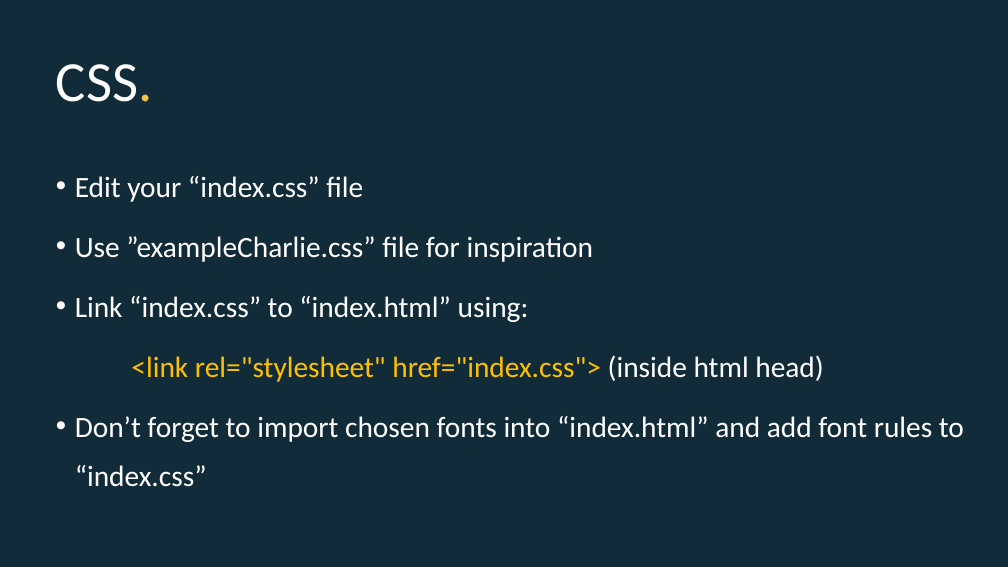
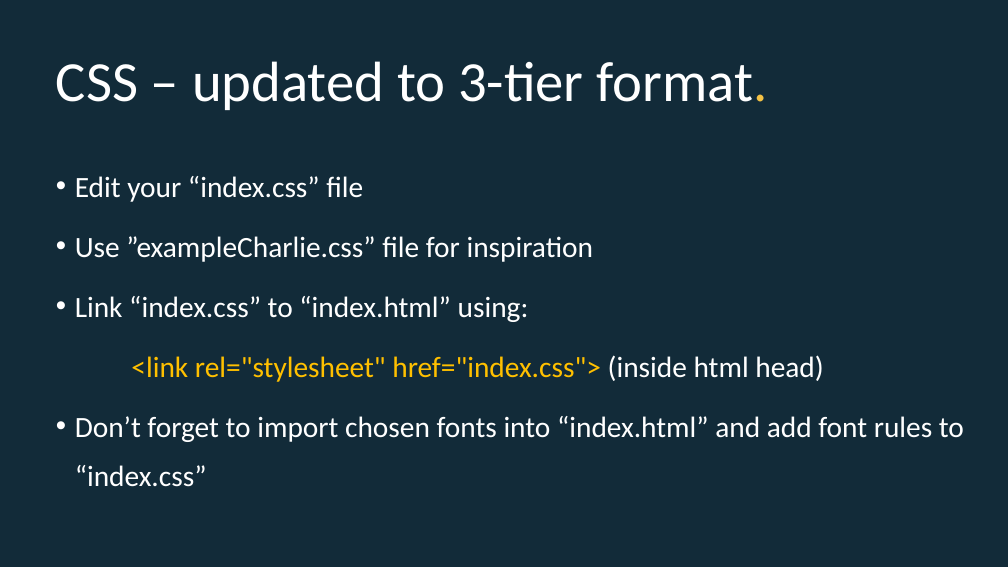
Before and after one commit to EconomicsObservatory/courses, a slide deck: slide 19 of data/section 2/2_Building_your_first_website.pptx. Drawn at 1008x567 pixels with LibreOffice and Linux fonts; fonts in the diff are those of the drawing. Boxes give left, top, right and bottom in pixels: in the first picture for what was removed or moved away, otherwise in the second. Text is boxed around its words. In the diff, an @@ line names an element or a change of style, - is before the commit and + after.

```diff
--- a/data/section 2/2_Building_your_first_website.pptx
+++ b/data/section 2/2_Building_your_first_website.pptx
@@ title at (x1=56, y1=61, x2=767, y2=110): text changed @@
-CSS.
+CSS – updated to 3-tier format.
```
Also in this commit, not shown: 2 other slides changed, 4 other files.
